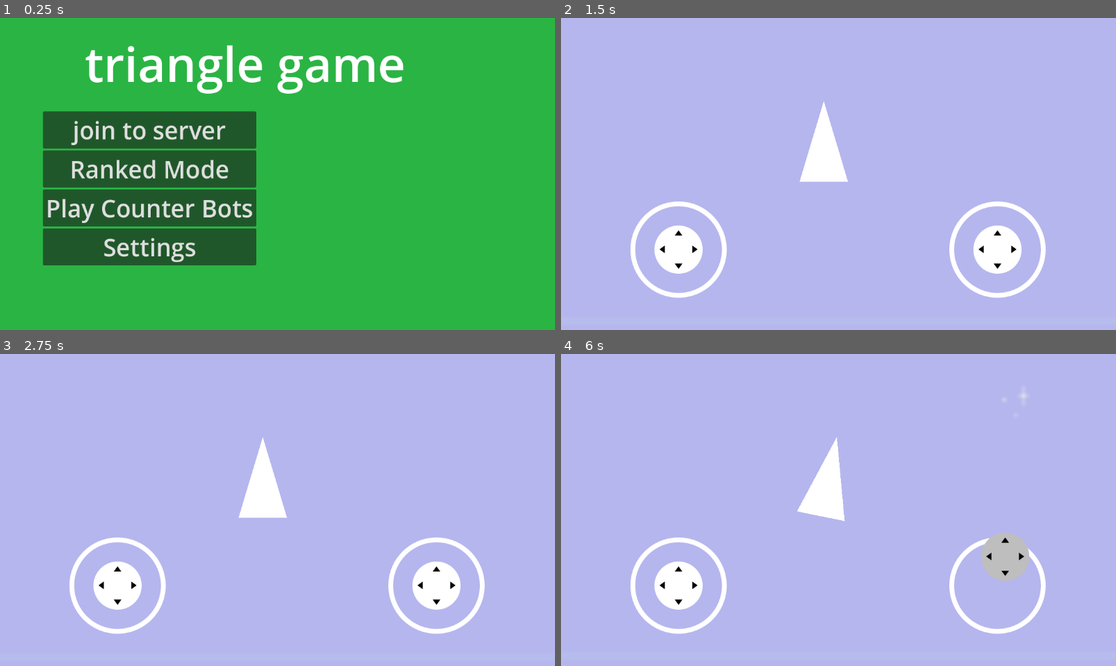
Above: before the commit, frames 1-4 (two rows, left to right).
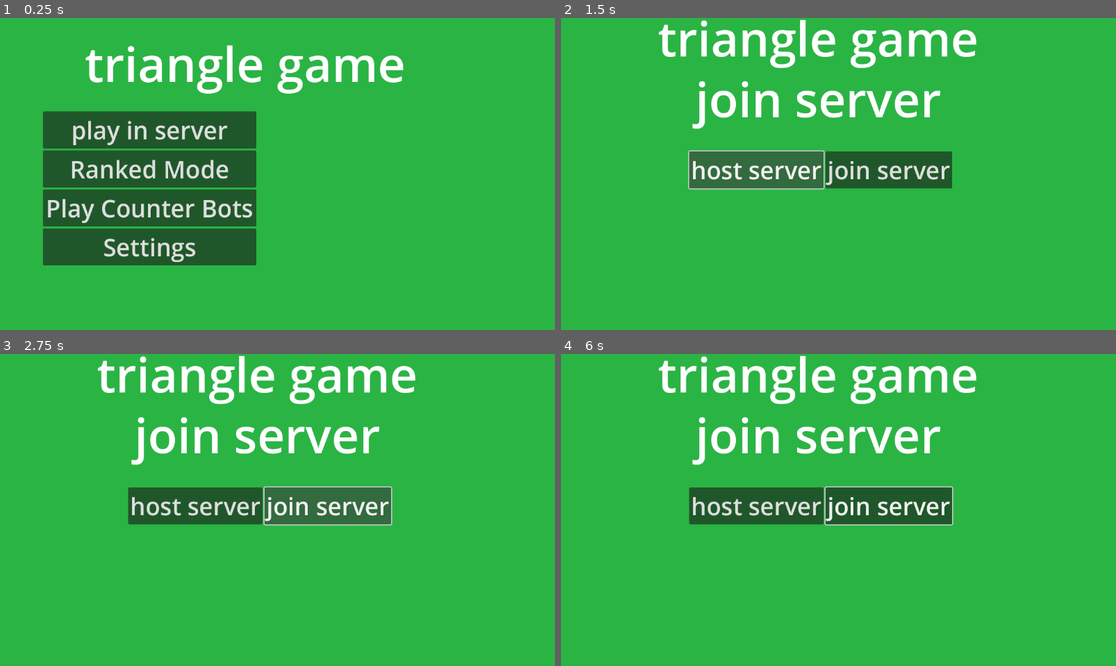
Above: after the commit, the same moments.

Repository: SoufyanRachdi/multiplayer_triangle_game
Game: Godot game, scene res://Interfaces/mainmenu/mainmenu.tscn
Two runs of this game, one before a commit and one after it. Both use one fixed random seed, a clock stepped at 60 frames per second and the inputs below. Before the commit the project starts from res://Interfaces/mainmenu.tscn.
Inputs (mouse positions are in pixels of both pictures, inside the frame that each line leads up to):
- Up to frame 1 (0.25 s): no input
- Up to frame 2 (1.5 s): click (710, 130) at 0.5 s, where only the run before the commit has a clickable "join to server"; click (755, 170) at 1.25 s, where only the run after the commit has a clickable "host server"
- Up to frame 3 (2.75 s): click (327, 506) at 2 s, where only the run after the commit has a clickable "join server"
- Up to frame 4 (6 s): move the mouse to (960, 494) at 2.77 s; hold D (right) 2.78-3.5 s; click (960, 494) at 2.92 s; drag from (727, 525) to (821, 447) at 3.52 s; move the mouse to (894, 441) at 4.27 s; hold D (right) 4.28-5 s; click (894, 441) at 4.42 s; drag from (810, 572) to (672, 463) at 5.02 s; move the mouse to (1005, 556) at 5.77 s; hold A (left) from 5.78 s (still down); click (1005, 556) at 5.92 s

The runs differ from the first frame. In frame 1, 0.7% of the frame differs, in the area x 12-42%, y 32-41%; in frame 2, 100%; in frame 3, 100%; in frame 4, 100%, in the area x 0-100%, y 0-100%.

Commit message:
must few regle in connection

Diff:
--- a/Interfaces/mainmenu.gd
+++ /dev/null
@@ -1,18 +0,0 @@
-extends CanvasLayer
-
-@onready var panel: Panel = $Panel
-
-@onready var begin_button: Button = $Panel/VBoxContainer/BeginButton
-
-func _ready():
-	panel.process_mode = Node.PROCESS_MODE_ALWAYS  # Updated to correct enumget_tree().paused = true
-	Input.set_mouse_mode(Input.MOUSE_MODE_VISIBLE)
-
-
-	begin_button.pressed.connect(_on_begin_pressed)
-
-func _on_begin_pressed():
-	print("Begin pressed")
-	print("hello")
-	get_tree().paused = false
-	get_tree().change_scene_to_file("res://scenes/main.tscn")
--- /dev/null
+++ b/Interfaces/mainmenu/mainmenu.gd
@@ -0,0 +1,19 @@
+extends CanvasLayer
+
+@onready var panel: Panel = $Panel
+
+@onready var playinserver: Button = $Panel/VBoxContainer/playinserver
+@onready var rankedmode: Button = $Panel/VBoxContainer/rankedmode
+
+func _ready():
+	panel.process_mode = Node.PROCESS_MODE_ALWAYS  # Updated to correct enumget_tree().paused = true
+	Input.set_mouse_mode(Input.MOUSE_MODE_VISIBLE)
+	rankedmode.pressed.connect(_on_begin_pressed)
+	playinserver.pressed.connect(_on_playinserver_pressed)
+func _on_begin_pressed():
+	get_tree().paused = false
+	get_tree().change_scene_to_file("res://scenes/main.tscn")
+func _on_playinserver_pressed():
+	get_tree().paused = false
+	get_tree().change_scene_to_file("res://Interfaces/playinserver/playinserver.tscn")
+	pass
--- a/Interfaces/mainmenu.tscn
+++ b/Interfaces/mainmenu/mainmenu.tscn
@@ -1,6 +1,6 @@
-[gd_scene load_steps=5 format=3 uid="uid://byas5n237xrc3"]
+[gd_scene load_steps=5 format=3 uid="uid://bx7t062xou4iu"]
 
-[ext_resource type="Script" uid="uid://bgk40y1g4raby" path="res://Interfaces/mainmenu.gd" id="1_iyh05"]
+[ext_resource type="Script" uid="uid://bgk40y1g4raby" path="res://Interfaces/mainmenu/mainmenu.gd" id="1_s6gk5"]
 
 [sub_resource type="StyleBoxFlat" id="StyleBoxFlat_jdfqn"]
 bg_color = Color(0.164706, 0.705882, 0.266667, 1)
@@ -11,7 +11,7 @@
 [sub_resource type="Theme" id="Theme_vv643"]
 
 [node name="mainmenu" type="CanvasLayer"]
-script = ExtResource("1_iyh05")
+script = ExtResource("1_s6gk5")
 
 [node name="Panel" type="Panel" parent="."]
 anchors_preset = 15
@@ -39,25 +39,26 @@
 offset_right = 532.0
 offset_bottom = 514.0
 
-[node name="Joinserver" type="Button" parent="Panel/VBoxContainer"]
+[node name="playinserver" type="Button" parent="Panel/VBoxContainer"]
 layout_mode = 2
 theme = SubResource("Theme_vv643")
 theme_override_font_sizes/font_size = 50
-text = "join to server"
+text = "play in server
+"
 
-[node name="BeginButton" type="Button" parent="Panel/VBoxContainer"]
+[node name="rankedmode" type="Button" parent="Panel/VBoxContainer"]
 layout_mode = 2
 theme_override_font_sizes/font_size = 50
 text = "Ranked Mode
 "
 
-[node name="Button2" type="Button" parent="Panel/VBoxContainer"]
+[node name="playcounterbots" type="Button" parent="Panel/VBoxContainer"]
 layout_mode = 2
 theme_override_font_sizes/font_size = 50
 text = "Play Counter Bots
 "
 
-[node name="Button3" type="Button" parent="Panel/VBoxContainer"]
+[node name="settings" type="Button" parent="Panel/VBoxContainer"]
 layout_mode = 2
 theme_override_font_sizes/font_size = 50
 text = "Settings"
--- /dev/null
+++ b/Interfaces/playinserver/playinserver.gd
@@ -0,0 +1,21 @@
+extends CanvasLayer
+
+
+# Called when the node enters the scene tree for the first time.
+func _ready() -> void:
+	pass # Replace with function body.
+
+
+# Called every frame. 'delta' is the elapsed time since the previous frame.
+func _process(delta: float) -> void:
+	pass
+
+
+func _on_hostserver_pressed() -> void:
+	Networkserver.start_server()
+	pass # Replace with function body.
+
+
+func _on_joinserver_pressed() -> void:
+	Networkserver.start_client()
+	pass # Replace with function body.
--- /dev/null
+++ b/Interfaces/playinserver/playinserver.tscn
@@ -0,0 +1,65 @@
+[gd_scene load_steps=5 format=3 uid="uid://cqrthvaubgs5m"]
+
+[ext_resource type="Script" uid="uid://dp4skakv2t1a2" path="res://Interfaces/playinserver/playinserver.gd" id="1_rjn3t"]
+
+[sub_resource type="StyleBoxFlat" id="StyleBoxFlat_ax2ef"]
+bg_color = Color(0.164706, 0.705882, 0.266667, 1)
+
+[sub_resource type="LabelSettings" id="LabelSettings_rjn3t"]
+font_size = 100
+
+[sub_resource type="Theme" id="Theme_2xxqx"]
+
+[node name="playinserver" type="CanvasLayer"]
+script = ExtResource("1_rjn3t")
+
+[node name="Panel" type="Panel" parent="."]
+anchors_preset = 15
+anchor_right = 1.0
+anchor_bottom = 1.0
+grow_horizontal = 2
+grow_vertical = 2
+theme_override_styles/panel = SubResource("StyleBoxFlat_ax2ef")
+
+[node name="Label" type="Label" parent="Panel"]
+layout_mode = 2
+offset_left = 201.0
+offset_top = -27.0
+offset_right = 1045.0
+offset_bottom = 250.0
+localize_numeral_system = false
+text = "triangle game
+"
+label_settings = SubResource("LabelSettings_rjn3t")
+
+[node name="Label2" type="Label" parent="Panel"]
+offset_left = 279.0
+offset_top = 99.0
+offset_right = 1123.0
+offset_bottom = 376.0
+localize_numeral_system = false
+text = "join server
+"
+label_settings = SubResource("LabelSettings_rjn3t")
+
+[node name="HBoxContainer" type="HBoxContainer" parent="Panel"]
+layout_mode = 0
+offset_left = 266.0
+offset_top = 277.0
+offset_right = 935.0
+offset_bottom = 354.0
+
+[node name="hostserver" type="Button" parent="Panel/HBoxContainer"]
+layout_mode = 2
+theme = SubResource("Theme_2xxqx")
+theme_override_font_sizes/font_size = 50
+text = "host server
+"
+
+[node name="joinserver" type="Button" parent="Panel/HBoxContainer"]
+layout_mode = 2
+theme_override_font_sizes/font_size = 50
+text = "join server"
+
+[connection signal="pressed" from="Panel/HBoxContainer/hostserver" to="." method="_on_hostserver_pressed"]
+[connection signal="pressed" from="Panel/HBoxContainer/joinserver" to="." method="_on_joinserver_pressed"]
--- /dev/null
+++ b/network/networkserver.gd
@@ -0,0 +1,19 @@
+extends Node
+
+const IP_ADDRESS: String = "localhost"
+const PORT: int = 7000
+
+var peer: ENetMultiplayerPeer
+
+func start_server() -> void:
+	peer = ENetMultiplayerPeer.new()
+	var result = peer.create_server(PORT)
+	if result != OK:
+		push_error("Failed to create server: Error code %d" % result)
+		return
+	multiplayer.multiplayer_peer = peer
+
+func start_client() -> void:
+	peer = ENetMultiplayerPeer.new()
+	peer.create_client(IP_ADDRESS, PORT)
+	multiplayer.multiplayer_peer = peer
--- a/project.godot
+++ b/project.godot
@@ -11,8 +11,16 @@
 [application]
 
 config/name="Triangle Game"
-run/main_scene="uid://byas5n237xrc3"
+run/main_scene="uid://bx7t062xou4iu"
 config/features=PackedStringArray("4.4", "Mobile")
+
+[autoload]
+
+Networkserver="*res://network/networkserver.gd"
+
+[global_group]
+
+player=""
 
 [input]
 
--- a/scenes/main.tscn
+++ b/scenes/main.tscn
@@ -1,7 +1,7 @@
 [gd_scene load_steps=9 format=3 uid="uid://du0gng7g7ojev"]
 
 [ext_resource type="Texture2D" uid="uid://wg2ilff6nm4c" path="res://asstes/1.png" id="1_0wfyh"]
-[ext_resource type="PackedScene" uid="uid://cj5imwudgg28e" path="res://scenes/player.tscn" id="1_o5qli"]
+[ext_resource type="Script" uid="uid://cicfo8lne30ne" path="res://scripts/main.gd" id="1_jyhfs"]
 [ext_resource type="PackedScene" uid="uid://bm7c0qaf4m1yy" path="res://UI/movecontrole.tscn" id="3_sugp2"]
 [ext_resource type="PackedScene" uid="uid://bavub287x3vjn" path="res://UI/rotcontrole.tscn" id="4_jyhfs"]
 
@@ -18,22 +18,11 @@
 b = Vector2(0, 5780)
 
 [node name="main" type="Node2D"]
+script = ExtResource("1_jyhfs")
 
 [node name="Sprite2D" type="Sprite2D" parent="."]
 scale = Vector2(10, 10)
 texture = ExtResource("1_0wfyh")
-
-[node name="player" parent="." instance=ExtResource("1_o5qli")]
-position = Vector2(3, -1)
-scale = Vector2(7, 7)
-
-[node name="Camera2D" type="Camera2D" parent="player"]
-position = Vector2(2.6, 4.2)
-rotation = 3.14159
-scale = Vector2(2, 2)
-offset = Vector2(20, 20)
-zoom = Vector2(0.8, 0.8)
-position_smoothing_speed = 0.0
 
 [node name="rightside" type="StaticBody2D" parent="."]
 position = Vector2(2881.5, -74)
@@ -80,3 +69,5 @@
 [node name="movecontrole" parent="Control" instance=ExtResource("3_sugp2")]
 
 [node name="rotcontrole" parent="Control" instance=ExtResource("4_jyhfs")]
+
+[node name="MultiplayerSpawner" type="MultiplayerSpawner" parent="."]
--- a/scenes/player.tscn
+++ b/scenes/player.tscn
@@ -1,11 +1,13 @@
-[gd_scene load_steps=3 format=3 uid="uid://cj5imwudgg28e"]
+[gd_scene load_steps=4 format=3 uid="uid://cj5imwudgg28e"]
 
 [ext_resource type="Script" uid="uid://kskaaowp4ftc" path="res://scripts/player.gd" id="1_g2els"]
 
 [sub_resource type="RectangleShape2D" id="RectangleShape2D_3vyb7"]
 size = Vector2(7, 8)
 
-[node name="player" type="CharacterBody2D"]
+[sub_resource type="SceneReplicationConfig" id="SceneReplicationConfig_3vyb7"]
+
+[node name="player" type="CharacterBody2D" groups=["player"]]
 script = ExtResource("1_g2els")
 
 [node name="body" type="Polygon2D" parent="."]
@@ -28,3 +30,8 @@
 
 [node name="CollisionPolygon2D" type="CollisionPolygon2D" parent="attackzone"]
 polygon = PackedVector2Array(-2, 3, 2, 3, 9.53674e-07, -4)
+
+[node name="MultiplayerSynchronizer" type="MultiplayerSynchronizer" parent="."]
+replication_config = SubResource("SceneReplicationConfig_3vyb7")
+
+[connection signal="body_entered" from="attackzone" to="." method="_on_attackzone_body_entered"]
--- /dev/null
+++ b/scripts/main.gd
@@ -0,0 +1,14 @@
+extends MultiplayerSpawner
+
+@export var network_player: PackedScene
+
+func _ready() -> void:
+	multiplayer.peer_connected.connect(spawn_player)
+
+func spawn_player(id: int) -> void:
+	if !multiplayer.is_server(): return
+
+	var player: Node = network_player.instantiate()
+	player.name = str(id)
+
+	get_node(spawn_path).call_deferred("add_child", player)
--- a/scripts/player.gd
+++ b/scripts/player.gd
@@ -18,3 +18,12 @@
 		rotation -= ROTATION_SPEED * delta
 	elif Input.is_action_pressed("rot_right"):
 		rotation += ROTATION_SPEED * delta
+
+func die() :
+	queue_free()
+func _on_attackzone_body_entered(body: Node2D) -> void:
+	if(body.is_in_group("player")):
+		body.die
+	pass # Replace with function body.
+func _enter_tree() -> void:
+	set_multiplayer_authority(name.to_int())
Renamed: Interfaces/mainmenu.gd.uid -> Interfaces/mainmenu/mainmenu.gd.uid
Not shown, added: Interfaces/playinserver/playinserver.gd.uid
Not shown, added: network/networkserver.gd.uid
Not shown, added: scripts/main.gd.uid
